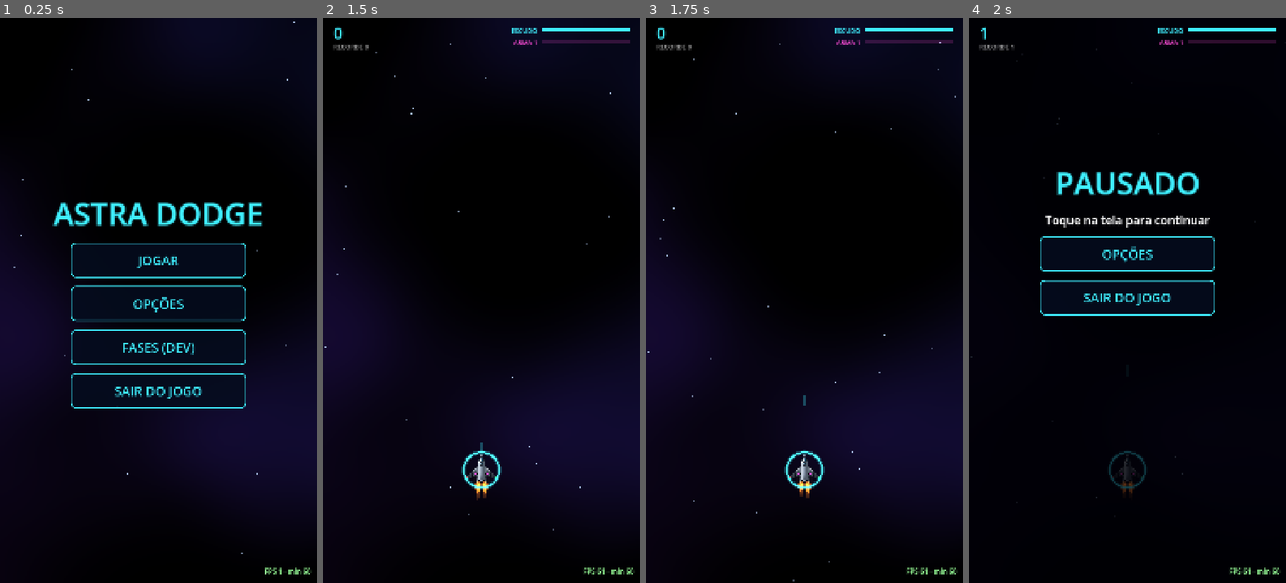
Above: before the commit, frames 1-4 (left to right).
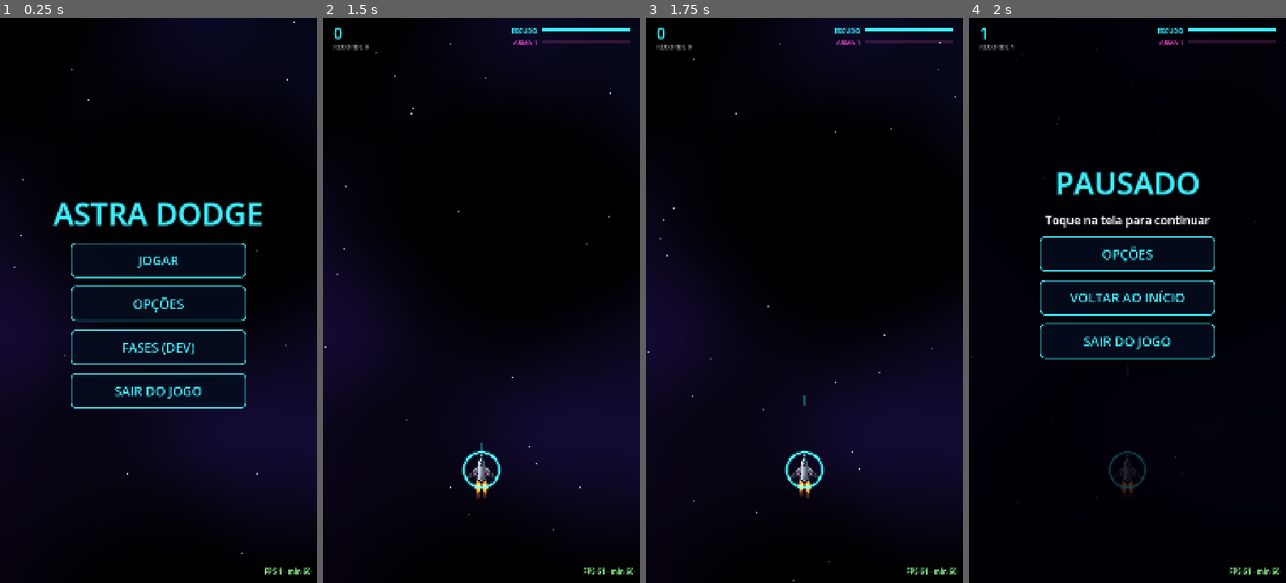
Above: after the commit, the same moments.

Repository: mprovensi/AstraDodge
Game: Godot game, scene res://scenes/main.tscn
The game is run twice, just before and just after one commit, with the same random seed, the same clock (stepped at 60 frames per second) and the same inputs. Sound files missing from this copy of the repository are replaced by a short silence.
Inputs (mouse positions are in pixels of both pictures, inside the frame that each line leads up to):
- Up to frame 1 (0.25 s): no input
- Up to frame 2 (1.5 s): click "JOGAR" at 0.5 s; move the mouse to (551, 272) at 1.27 s; click (551, 272) at 1.42 s
- Up to frame 3 (1.75 s): no input
- Up to frame 4 (2 s): no input

Frames 1-3 are identical in both runs. In frame 4, 1.2% of the frame differs, in the area x 22-78%, y 48-61%.

Commit message:
Pausa: botão VOLTAR AO INÍCIO (vai ao menu, mantém o ponto salvo)
Co-Authored-By: Claude Opus 5.5 <noreply@anthropic.com>

Diff:
--- a/scripts/hud.gd
+++ b/scripts/hud.gd
@@ -294,6 +294,7 @@
 	_add_center_button("options", "OPÇÕES", open_options, false)
 	_add_center_button("dev", "FASES (DEV)", open_dev_selector, false)
 	_add_center_button("menu", "MENU PRINCIPAL", menu_pressed.emit)
+	_add_center_button("home", "VOLTAR AO INÍCIO", menu_pressed.emit)  # na pausa
 	_add_center_button("quit", "SAIR DO JOGO", quit_pressed.emit)
 
 	_build_options(root)
@@ -442,7 +443,7 @@
 
 
 func show_paused() -> void:
-	_show("PAUSADO", "Toque na tela para continuar", "", ["options", "quit"])
+	_show("PAUSADO", "Toque na tela para continuar", "", ["options", "home", "quit"])
 	_center.alignment = BoxContainer.ALIGNMENT_BEGIN
 	_center_spacer.visible = true
 	_dim.visible = true
--- a/tests/smoke_test.gd
+++ b/tests/smoke_test.gd
@@ -1387,9 +1387,15 @@
 	main._notification(Node.NOTIFICATION_APPLICATION_PAUSED)
 	assert(main.state == main.State.PAUSED, "ir para segundo plano pausa o jogo")
 	assert(int(game.checkpoint.get("sector", -1)) == 1, "e salva o ponto para Continuar")
+	# Pausa tem VOLTAR AO INÍCIO: vai para o menu e o ponto salvo continua (botão CONTINUAR).
+	assert(main.hud._buttons["home"].visible, "pausa mostra VOLTAR AO INÍCIO")
+	main.hud._buttons["home"].pressed.emit()
+	assert(main.state == main.State.MENU, "VOLTAR AO INÍCIO leva ao menu")
+	assert(int(game.checkpoint.get("sector", -1)) == 1, "voltar ao início não perde o ponto salvo")
+	assert(not main.hud._buttons["home"].visible, "no menu o botão da pausa some")
 	game.checkpoint = {}
 	main.go_to_menu()
-	print("SEGUNDO PLANO OK | pausa e salva o ponto")
+	print("SEGUNDO PLANO OK | pausa e salva o ponto | voltar ao inicio")
 
 
 ## JUSTIÇA DAS FILEIRAS (coração do jogo): em toda fileira aleatória os metálicos deixam a
